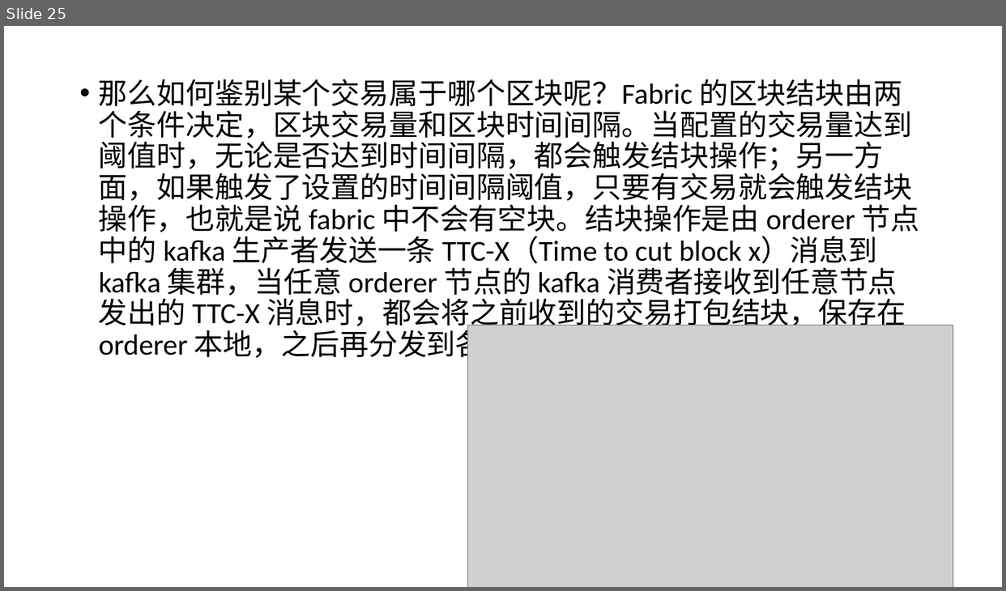
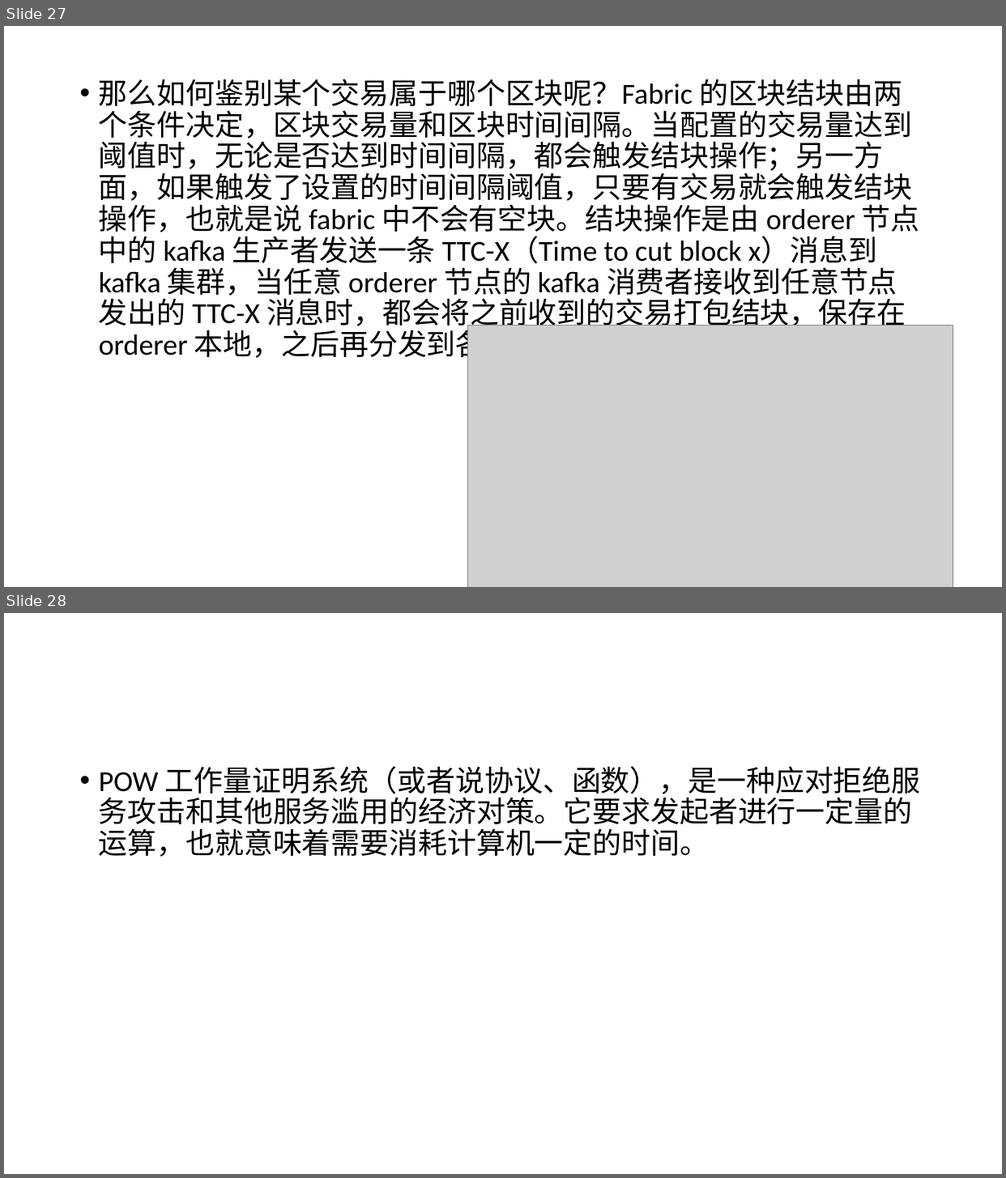
Before and after one commit to db1600800/fabric, a slide deck: 区块链基础概念.ppt. Shown one above the other, each under a label of ours: slide 25 before the commit, slides 27 and 28 after it. The pictures are 1006x591 and 1006x1178 pixels, drawn with LibreOffice and Linux fonts; fonts in the diff are those of the drawing; grey boxes stand for pictures. Boxes give left, top, right and bottom in pixels: in the first picture for what was removed or moved away, otherwise in the second. Text is boxed around its words. In the diff, an @@ line names an element or a change of style, - is before the commit and + after.

```diff
--- a/区块链基础概念.ppt
+++ b/区块链基础概念.ppt
@@ slide 28 added at bbox=[4, 613, 1002, 1174], background #FFFFFF @@
@@ text added at bbox=[99, 766, 921, 857], 28 pt, text #000000 @@
+• POW 工作量证明系统（或者说协议、函数），是一种应对拒绝服务攻击和其他服务滥用的经济对策。它要求发起者进行一定量的运算，也就意味着需要消耗计算机一定的时间。
@@ what was slide 25 is now slide 27 @@
```
Also in this commit, not shown: 1 slide changed, 2 other slides added.
